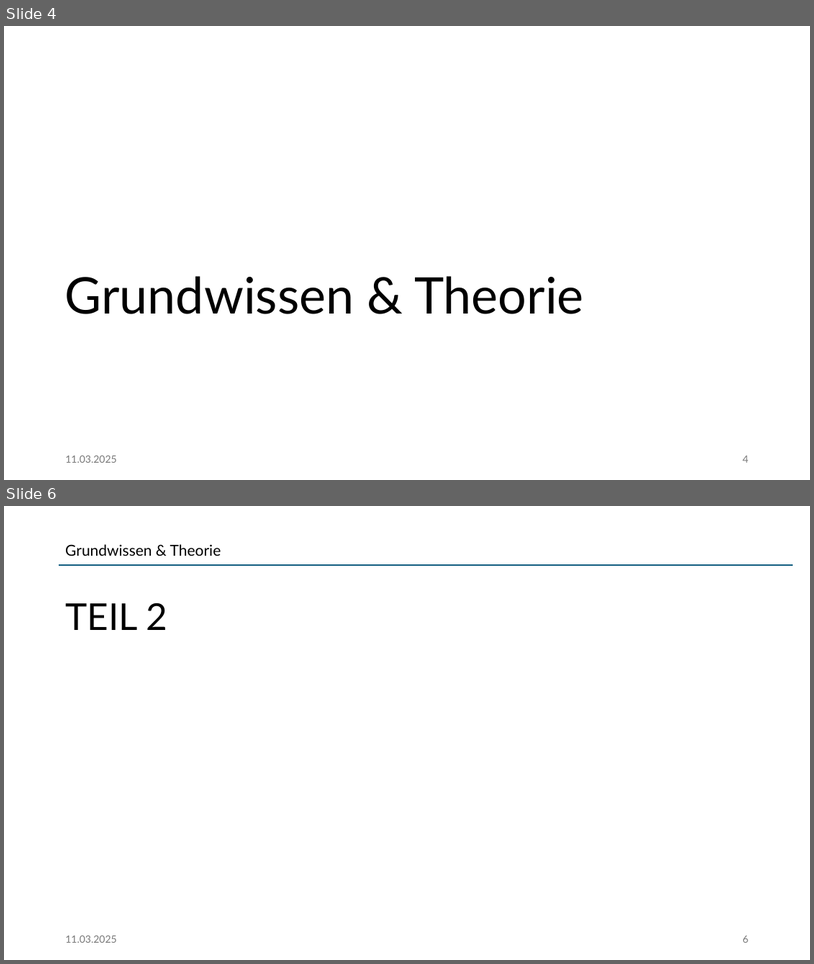
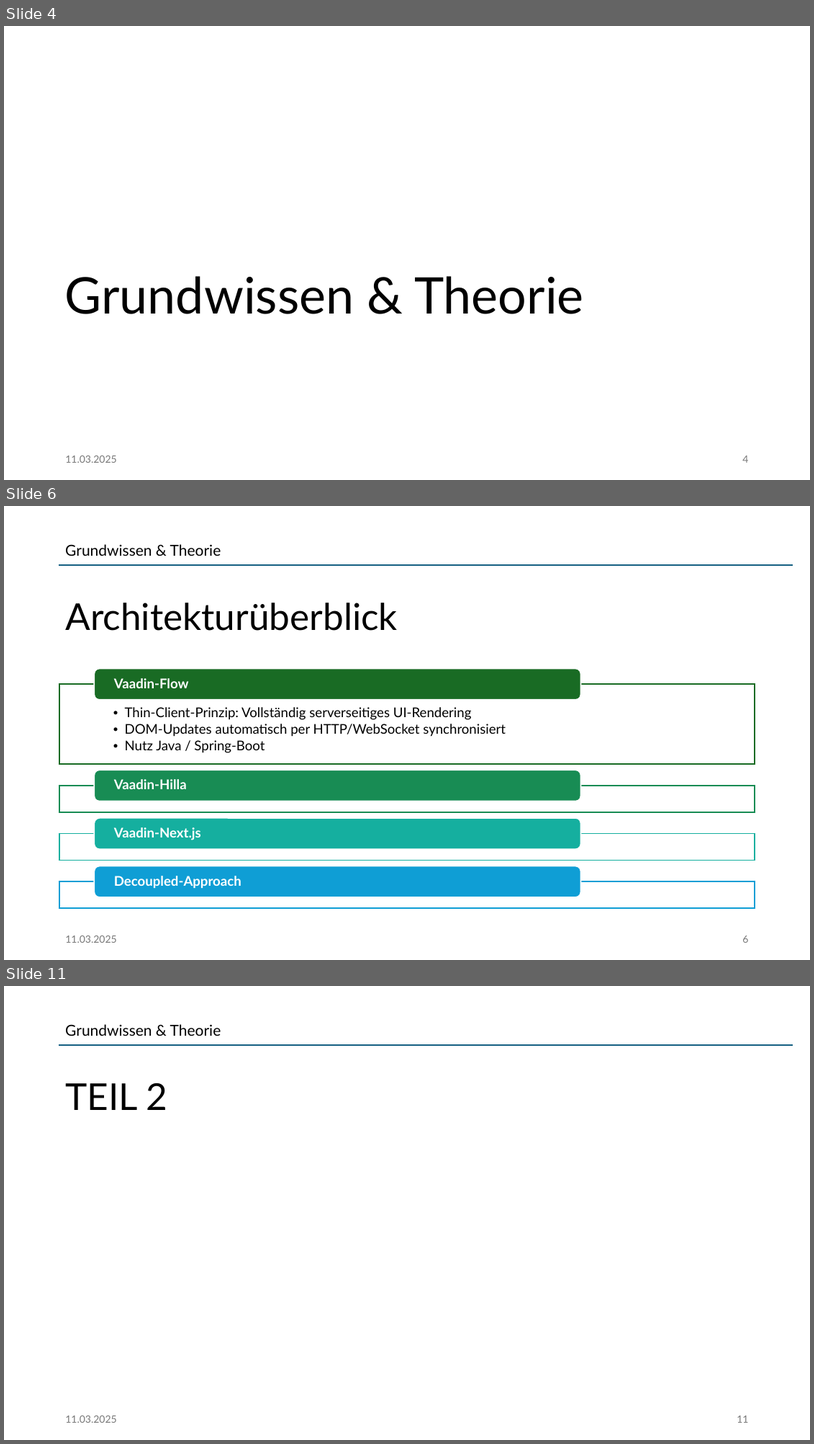
Before and after one commit to jonasaberger/DBI_JavaVaadin, a slide deck: 00_Docs/Projektpraesentation.pptx. Shown one above the other, each under a label of ours: slides 4 and 6 before the commit, slides 4, 6 and 11 after it; the slides between them are not shown. The pictures are 814x964 and 814x1444 pixels, drawn with LibreOffice and Linux fonts; fonts in the diff are those of the drawing. Boxes give left, top, right and bottom in pixels: in the first picture for what was removed or moved away, otherwise in the second. Text is boxed around its words. In the diff, an @@ line names an element or a change of style, - is before the commit and + after.

```diff
--- a/00_Docs/Projektpraesentation.pptx
+++ b/00_Docs/Projektpraesentation.pptx
@@ slide 6 added at (x1=4, y1=506, x2=810, y2=960), background #FFFFFF @@
@@ text added at (x1=65, y1=544, x2=221, y2=556), 18 pt, text #000000 @@
+Grundwissen & Theorie
@@ line added from (59, 565) to (793, 565), #156082 1.5 pt @@
@@ title added at (x1=65, y1=602, x2=398, y2=631), 44 pt, text #000000 @@
+Architekturüberblick
@@ group added at (x1=59, y1=668, x2=756, y2=908): 5 texts, 4 rectangles, 4 rounded rectangles @@
+  • Thin-Client-Prinzip: Vollständig serverseitiges UI-Rendering
+  • DOM-Updates automatisch per HTTP/WebSocket synchronisiert
+  • Nutz Java / Spring-Boot
+Vaadin-Flow
+Vaadin-Hilla
+Vaadin-Next.js
+Decoupled-Approach
@@ text added at (x1=65, y1=935, x2=116, y2=942), 12 pt, text #797979 @@
+11.03.2025
@@ page number added at (x1=743, y1=935, x2=748, y2=942), 12 pt, text #797979 @@
+6
@@ what was slide 6 is now slide 11 @@
@@ page number at (x1=737, y1=1415, x2=748, y2=1422): text changed @@
-6
+11
```
Also in this commit, not shown: 3 slides changed, 4 other slides added.
